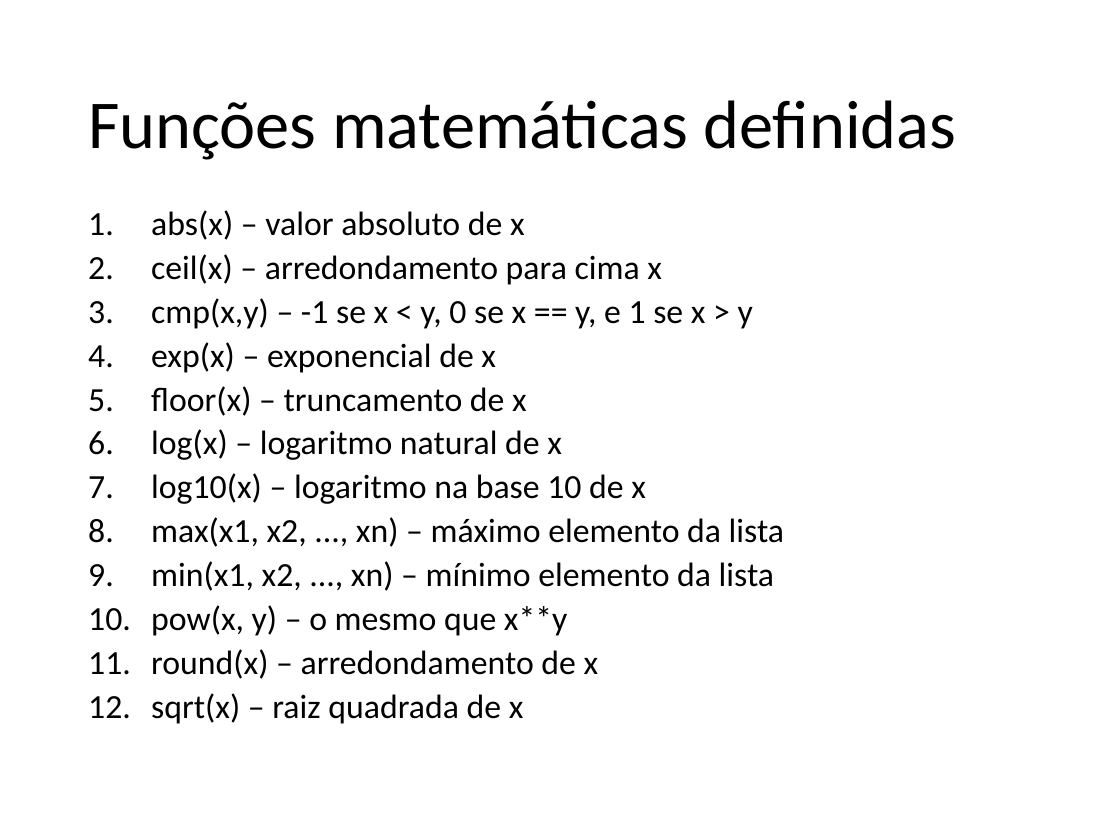
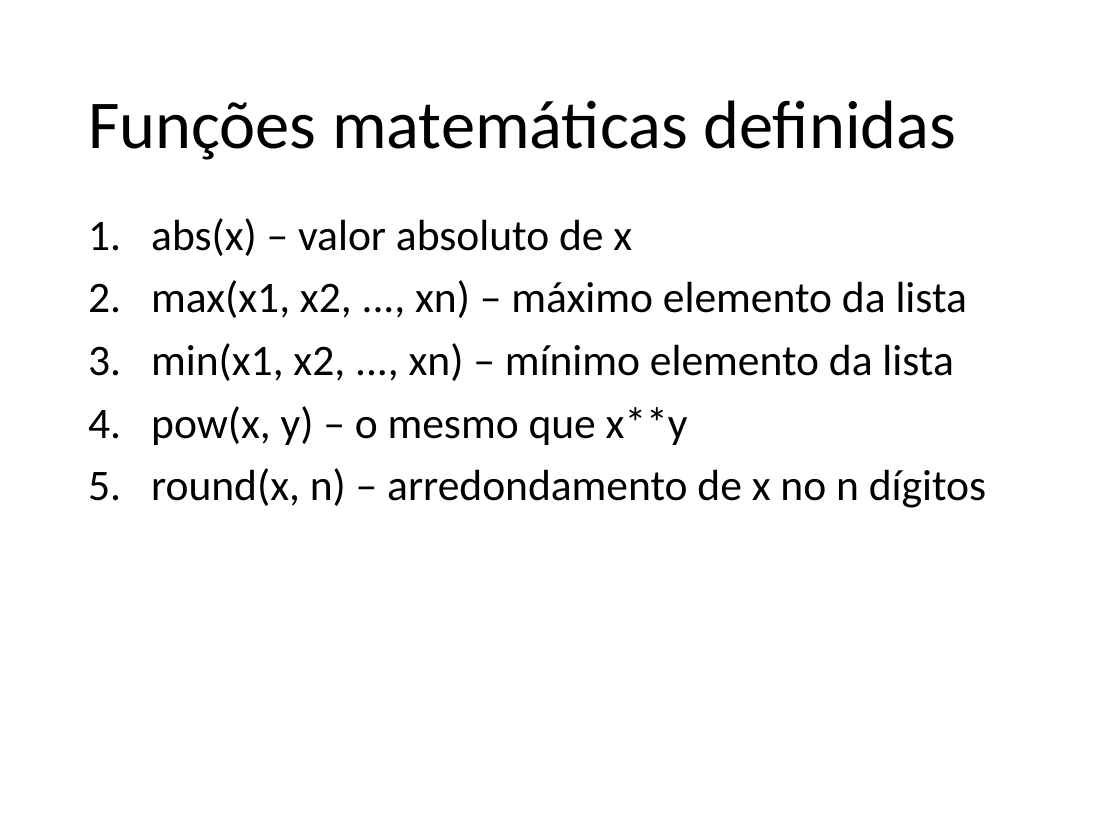
Before and after one commit to fernandoFernandeSantos/minicurso_python_2019, a slide deck: slide 22 of aula.pptx. Drawn at 1120x840 pixels with LibreOffice and Linux fonts; fonts in the diff are those of the drawing. Boxes give left, top, right and bottom in pixels: in the first picture for what was removed or moved away, otherwise in the second. Text is boxed around its words. In the diff, an @@ line names an element or a change of style, - is before the commit and + after.

```diff
--- a/aula.pptx
+++ b/aula.pptx
@@ text at (151, 218, 967, 445): size 21.7 to 28 pt in "abs(x) – valor absoluto de x", "max(x1, x2, ..., xn) – máximo elemento ...", "min(x1, x2, ..., xn) – mínimo elemento ...", "pow(x, y) – o mesmo que x**y"; line spacing 0.7 to 0.9 @@
@@ text at (151, 254, 753, 504): paragraphs removed @@
-2. ceil(x) – arredondamento para cima x
-3. cmp(x,y) – -1 se x < y, 0 se x == y, e 1 se x > y
-4. exp(x) – exponencial de x
-5. floor(x) – truncamento de x
-6. log(x) – logaritmo natural de x
-7. log10(x) – logaritmo na base 10 de x
@@ text at (151, 468, 986, 508): text changed; size 21.7 to 28 pt @@
-11. round(x) – arredondamento de x
-12. sqrt(x) – raiz quadrada de x
+5. round(x, n) – arredondamento de x no n dígitos
```
Also in this commit, not shown: 5 other slides changed, 16 slides added.
